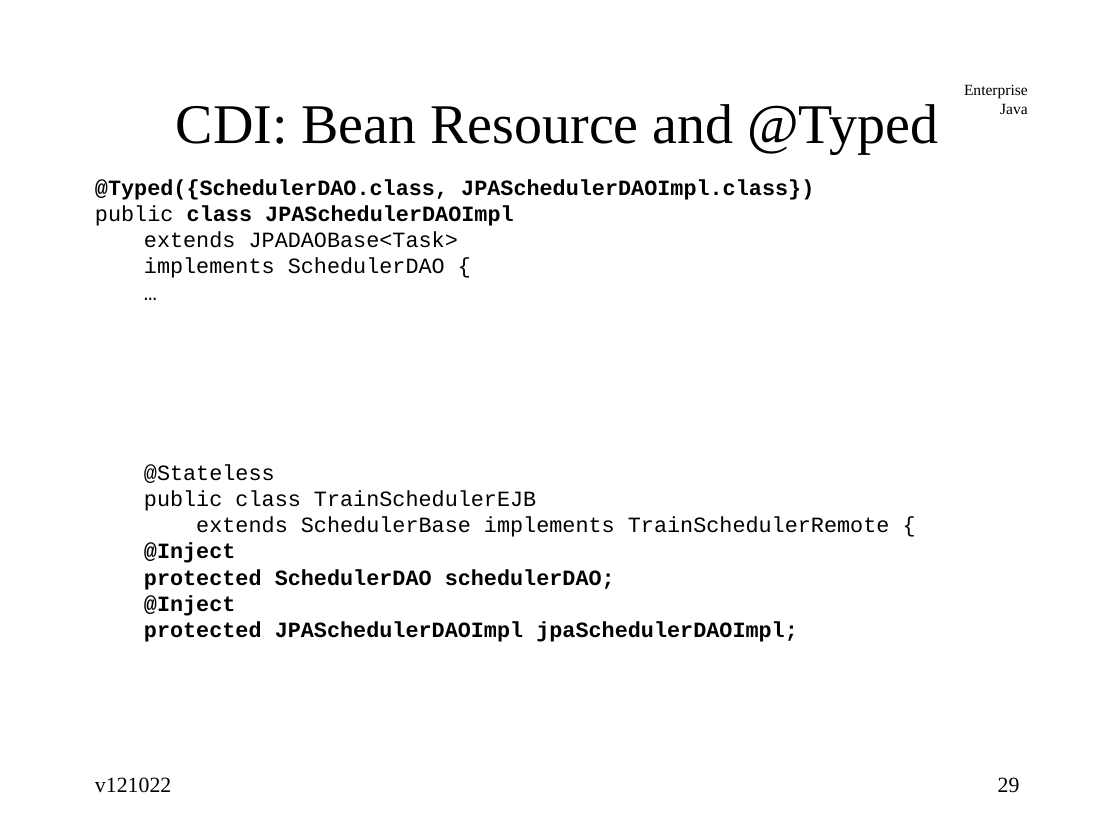
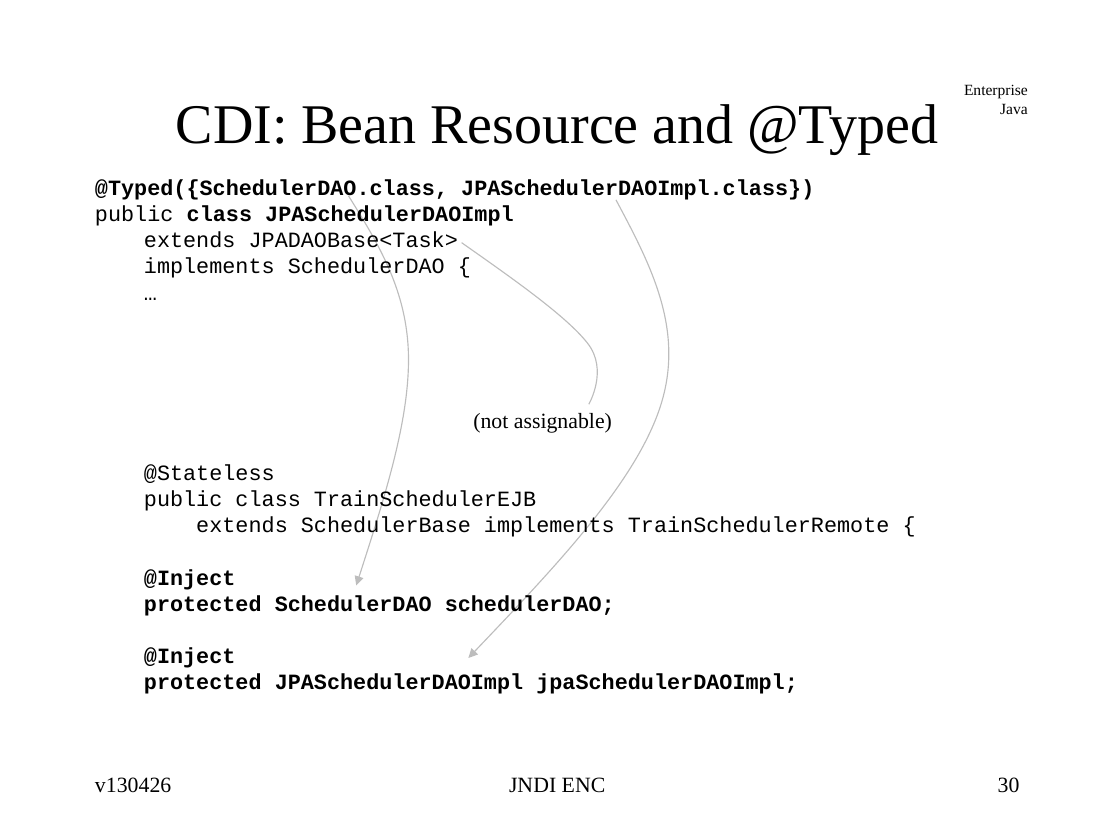
Before and after one commit to jcstaff/ejava-javaee, a slide deck: slide 30 of jndiDemo/src/site/resources/lectures/jndiENC.ppt (slide 29 before the commit). Drawn at 1120x840 pixels with LibreOffice and Linux fonts; fonts in the diff are those of the drawing. Boxes give left, top, right and bottom in pixels: in the first picture for what was removed or moved away, otherwise in the second. Text is boxed around its words. In the diff, an @@ line names an element or a change of style, - is before the commit and + after.

```diff
--- a/jndiDemo/src/site/resources/lectures/jndiENC.ppt
+++ b/jndiDemo/src/site/resources/lectures/jndiENC.ppt
@@ text "@Typed({SchedulerDAO.class, JPASchedulerDAOImpl.class})" rewrapped from box(95, 179, 890, 642) to box(95, 179, 890, 694) @@
@@ freeform shape added at box(348, 196, 408, 586), outline #000000 0.74 pt @@
@@ freeform shape added at box(468, 199, 669, 657), outline #000000 0.74 pt @@
@@ freeform shape added at box(461, 243, 597, 404), outline #000000 0.74 pt @@
@@ text added at box(473, 413, 612, 433), 14 pt, text #000000 @@
+(not assignable)
@@ text at box(95, 777, 171, 793): text changed @@
-v121022
+v130426
@@ text added at box(509, 777, 606, 793), 14 pt, text #000000 @@
+JNDI ENC
@@ page number at box(998, 777, 1020, 793): text changed @@
-29
+30
```
Also in this commit, not shown: 43 other slides changed, 1 slide added.
